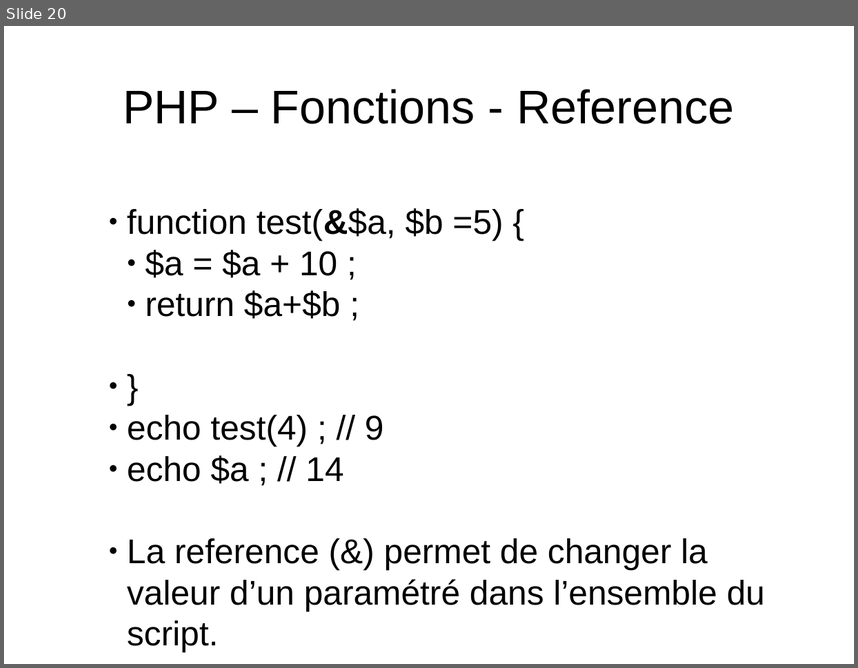
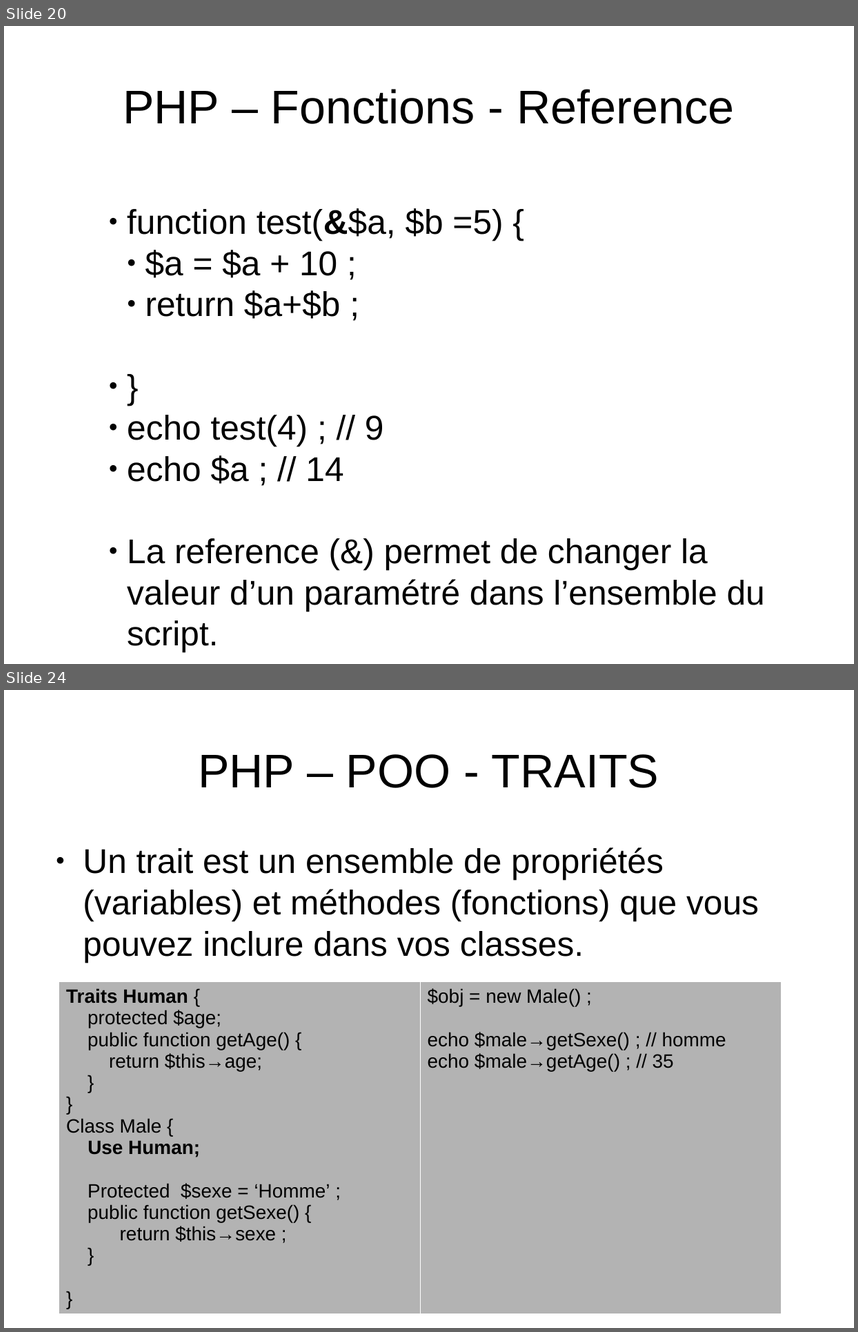
Before and after one commit to NicoM88/formation, a slide deck: PHP/formation.odp. Shown one above the other, each under a label of ours: slide 20 before the commit, slides 20 and 24 after it; the slides between them are not shown. The pictures are 858x668 and 858x1332 pixels, drawn with LibreOffice and Linux fonts; fonts in the diff are those of the drawing. Boxes give left, top, right and bottom in pixels: in the first picture for what was removed or moved away, otherwise in the second. Text is boxed around its words. In the diff, an @@ line names an element or a change of style, - is before the commit and + after.

```diff
--- a/PHP/formation.odp
+++ b/PHP/formation.odp
@@ slide 24 added at [4, 690, 854, 1328], background #FFFFFF @@
@@ title added at [198, 754, 659, 788], 44 pt, text #000000 @@
+PHP – POO - TRAITS
@@ text added at [83, 847, 759, 962], 32 pt, text #000000 @@
+● Un trait est un ensemble de propriétés (variables) et méthodes (fonctions) que vous pouvez inclure dans vos classes.
@@ table added at [59, 982, 782, 1313], 1 rows, 2 columns @@
+Traits Human { / protected $age; / public function getAge() { / return $this→age; / } / } / Class Male { / Use Human; / Protected $sexe = ‘Homme’ ; / public function getSexe() { / return $this→sexe ; / } / } | $obj = new Male() ; / echo $male→getSexe() ; // homme / echo $male→getAge() ; // 35
```
Also in this commit, not shown: 5 other slides added, 1 slide removed, 1 other file.
